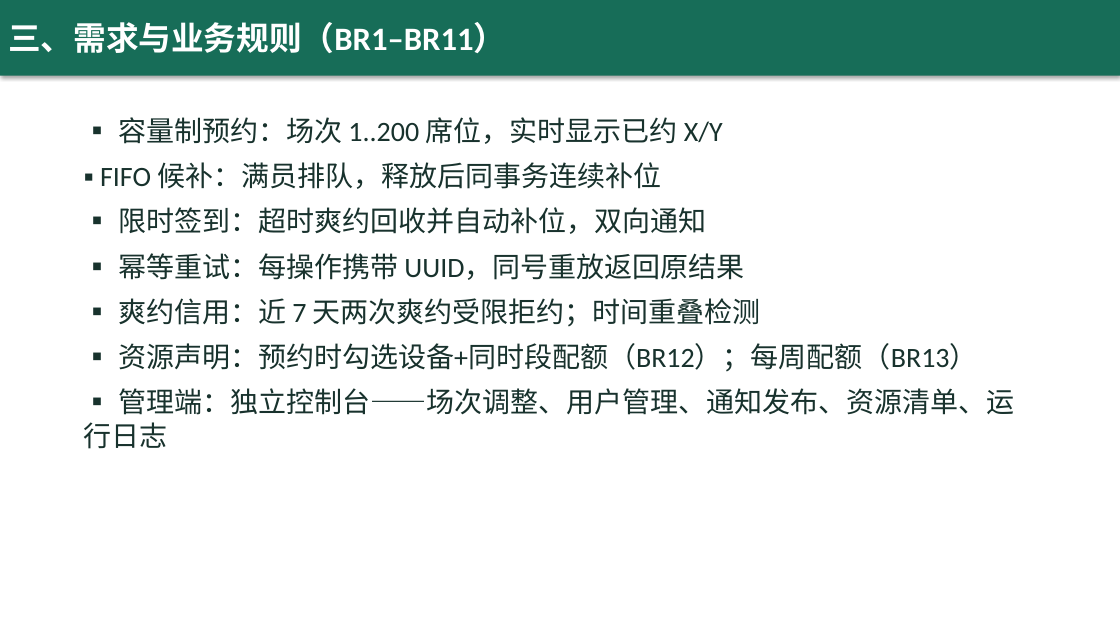
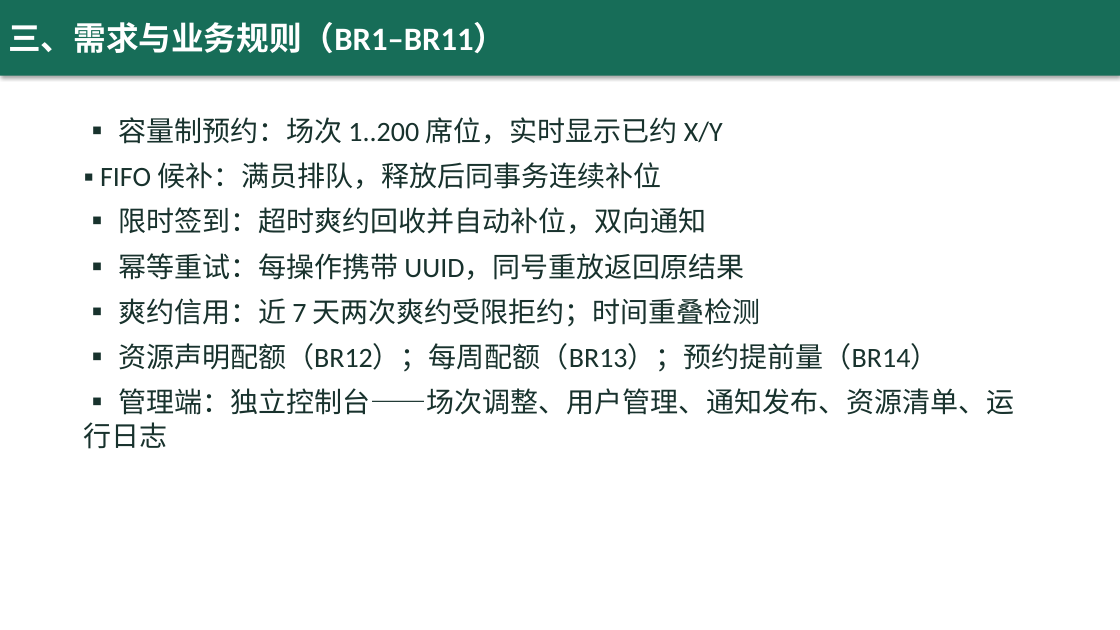
Before and after one commit to yq6666-66/lab-booking-system, a slide deck: slide 4 of docs/thesis/答辩演示.pptx. Drawn at 1120x630 pixels with LibreOffice and Linux fonts; fonts in the diff are those of the drawing. Boxes give left, top, right and bottom in pixels: in the first picture for what was removed or moved away, otherwise in the second. Text is boxed around its words. In the diff, an @@ line names an element or a change of style, - is before the commit and + after.

Commit message:
feat: r17 可观测性标准化与备份生命周期补全（1.7.0）
对标 Prometheus 暴露格式与成熟备份工具实践：
- GET /metrics：Prometheus 文本格式 0.0.4（计数器 + 延迟直方图累积
  bucket/sum/count），独立 CivetWeb handler 输出 text/plain，仅回环监听
- --restore FILE：备份灌回主库 + 自动 integrity_check，补完
  备份→恢复→验证生命周期（T49：篡改→恢复→篡改数据消失）
- 预约提前量 BR14：--lead-time SEC（0..86400，默认关），开始前不足
  提前量的场次停止受理预约与候补，409 LEAD_TIME（T48）
- 集成 50 项、契约 33 端点；CONTRACT/CHANGELOG 1.7.0/PROGRESS/README/
  论文（BR14/实机时已在 r16/PPT 50 项）同步

```diff
--- a/docs/thesis/答辩演示.pptx
+++ b/docs/thesis/答辩演示.pptx
@@ text at (x1=118, y1=343, x2=938, y2=372): text changed @@
-▪ 资源声明：预约时勾选设备+同时段配额（BR12）；每周配额（BR13）
+▪ 资源声明配额（BR12）；每周配额（BR13）；预约提前量（BR14）
```
Also in this commit, not shown: 2 other slides changed, 13 other files.
